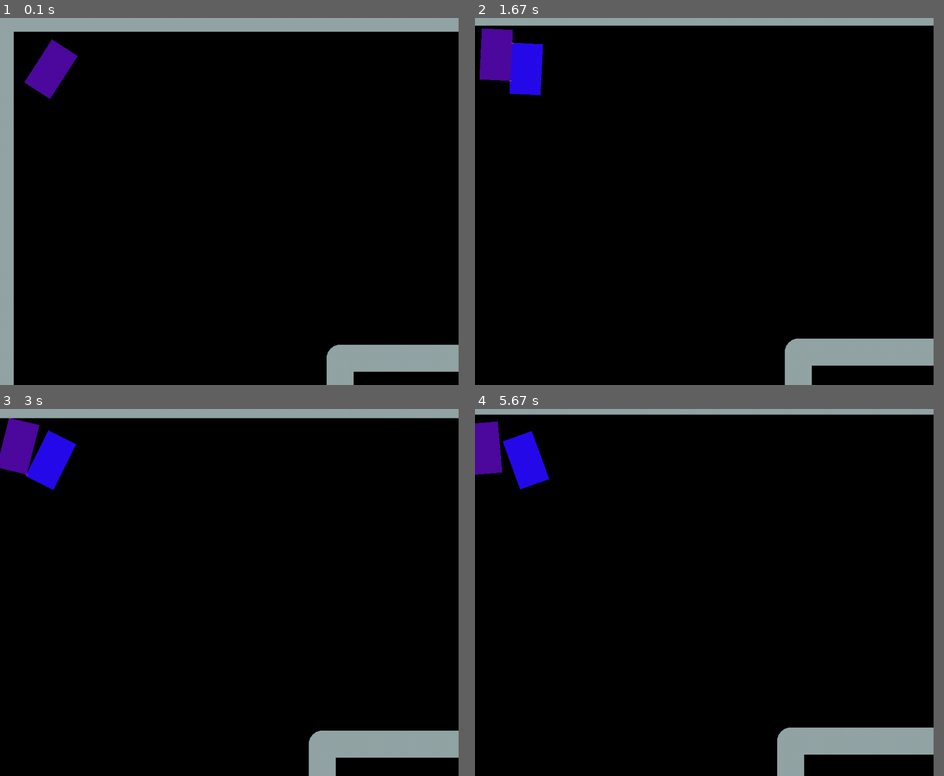
Above: before the commit, frames 1-4 (two rows, left to right).
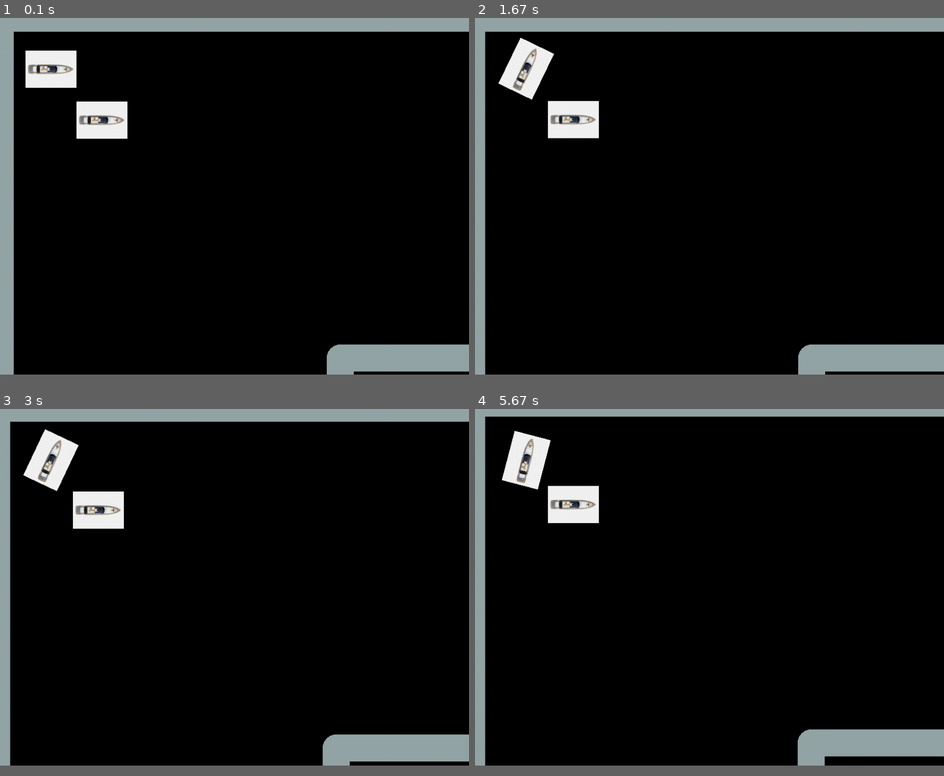
Above: after the commit, the same moments.

Repository: nelttjen/pygame_Project
Game: pygame game, started from test_force.py
Two runs of this game, one before a commit and one after it. Both use one fixed random seed, a clock stepped at 60 frames per second and the inputs below.
Inputs:
- Up to frame 1 (0.1 s): no input
- Up to frame 2 (1.67 s): hold Right 0.33-0.8 s; hold Up 0.83-1.13 s; hold Right 1.17-1.63 s
- Up to frame 3 (3 s): hold Left 1.67-2.2 s; hold Down 2.23-2.53 s; hold Left 2.57-2.97 s
- Up to frame 4 (5.67 s): hold Up 3-3.37 s; hold Right 3.4-4.03 s; hold Down 4.07-4.43 s; hold Left 4.47-4.93 s; hold Right 4.97-5.43 s; hold Up from 5.47 s (still down)
The window is 880x704 before the commit and 900x684 after it. Grey fills any space a smaller window leaves; there, only what the larger window draws over its background counts as a difference.

The runs differ from the first frame. In frame 1, 3.0% of the frame differs, in the area x 0-100%, y 0-100%; in frame 2, 8.5%; in frame 3, 7.5%; in frame 4, 6.9%.

Commit message:
Спрайты

Diff:
--- a/test_force.py
+++ b/test_force.py
@@ -1,58 +1,93 @@
 from math import cos, sin
+import math
 import pygame
-from random import randrange, triangular
+from random import randint, randrange, triangular
 from pygame.event import event_name
 import pymunk.pygame_util
 import pymunk
 import os
 import sys
+from pymunk import Vec2d
+
+
+def load_image(name, colorkey=None):
+    fullname = os.path.join("data", name)
+    if not os.path.isfile(fullname):
+        print("Файл не найден")
+        sys.exit()
+    image = pygame.image.load(fullname)
+    if colorkey is not None:
+        image = image.convert()
+        if colorkey == -1:
+            colorkey = image.get_at((0, 0))
+        image.set_colorkey(colorkey)
+    else:
+        image = image.convert_alpha()
+    return image
+
 
 def draw_wall(x, y, x2, y2):
     c = [[x, y, x2, y], [x2, y, x2, y2], [x2, y2, x, y2], [x, y2, x, y]]
     for i in c:
         segment_shape = pymunk.Segment(
-            space.static_body, (i[0], i[1]), (i[2], i[3]), 26)
+            space.static_body, (i[0], i[1]), (i[2], i[3]), 26
+        )
         space.add(segment_shape)
         segment_shape.elasticity = 0.8
         segment_shape.friction = 1.0
     return space
 
+
 class Boat:
-    def __init__(self):
+    def __init__(self, x):
         self.fps = 60
         car_mass = 0.5
-        self.old_position_x = self.old_position_y = 100
+        self.old_position_x = self.old_position_y = x
         self.turn, self.move = 0, 0
-        self.translation = pymunk.Transform()
 
         self.car_shape = pymunk.Poly.create_box(None, size=(100, 60))
-        self.car_shape.color = [randrange(256) for i in range(4)]
-        car_moment = pymunk.moment_for_poly(car_mass/5, self.car_shape.get_vertices())
+        self.car_shape.color = [0 for i in range(4)]
+        car_moment = pymunk.moment_for_poly(car_mass / 5, self.car_shape.get_vertices())
         self.car_shape.body = pymunk.Body(car_mass, car_moment)
-        self.car_shape.body.position = (100, 100)
-        self.car_shape.body.angle = -1
+        self.car_shape.body.position = (x, x)
+        self.car_shape.body.angle = 0
         space.add(self.car_shape, self.car_shape.body)
 
 
 class Player_Boat(Boat):
-    def __init__(self, left, right, up, down):
-        super().__init__()
+    def __init__(self, x, left, right, up, down):
+        super().__init__(x)
         self.left, self.right, self.up, self.down = left, right, up, down
+        self.logo_img = load_image("yacht.png")
+        global translation
 
     def update(self, event):
-        angularForce = 1*self.car_shape.body.angular_velocity
+        angularForce = 1 * self.car_shape.body.angular_velocity
         self.car_shape.body.apply_force_at_local_point((0, angularForce), (-50, 0))
         self.car_shape.body.apply_force_at_local_point((0, -angularForce), (50, 0))
         # компенсация заноса
         angle = self.car_shape.body.angle
         velocity = self.car_shape.body.velocity.rotated(-angle)
-        self.car_shape.body.apply_force_at_local_point((0, 1*-velocity.y))
+        self.car_shape.body.apply_force_at_local_point((0, 1 * -velocity.y))
         # естественное торможение
-        self.car_shape.body.apply_force_at_local_point((0.1*-velocity.x, 0))
+        self.car_shape.body.apply_force_at_local_point((0.1 * -velocity.x, 0))
         # мотор
-        self.car_shape.body.apply_force_at_local_point((10*self.move, 3*self.turn), (-50, 0))
+        self.car_shape.body.apply_force_at_local_point(
+            (10 * self.move, 3 * self.turn), (-50, 0)
+        )
         space.step(1 / self.fps)
         space.debug_draw(draw_options)
+        self.p = (
+            self.car_shape.body.position.x + translation.tx,
+            self.car_shape.body.position.y + translation.ty,
+        )
+        angle_degrees = math.degrees(self.car_shape.body.angle)
+        self.rotated_logo_img = pygame.transform.rotate(self.logo_img, -angle_degrees)
+
+        offset = Vec2d(*self.rotated_logo_img.get_size()) / 2
+        self.p = self.p - offset
+
+        surface.blit(self.rotated_logo_img, (round(self.p.x), round(self.p.y)))
         if event.type == pygame.KEYDOWN:
             if event.key == self.left:
                 self.turn = -1
@@ -72,28 +107,36 @@
             elif event.text == self.down:
                 self.move = -1
         if event.type == pygame.KEYUP:
-            if event.key in [self.left, self.right]:
+            if event.key in [self.left, self.right] or event.unicode in [
+                self.left,
+                self.right,
+            ]:
                 self.turn = 0
-            if event.key in [self.up, self.down]:
+            if event.key in [self.up, self.down] or event.unicode in [
+                self.up,
+                self.down,
+            ]:
                 self.move = 0
-        self.translation = self.translation.translated(
+
+    def camera(self):
+        global translation
+        translation = translation.translated(
             self.old_position_x - self.car_shape.body.position.x,
             self.old_position_y - self.car_shape.body.position.y,
         )
         self.old_position_x = self.car_shape.body.position.x
         self.old_position_y = self.car_shape.body.position.y
-
-    def camera(self):
         # зум камеры
         scaling = 1
-
         draw_options.transform = (
             pymunk.Transform.translation(300, 300)
             @ pymunk.Transform.scaling(scaling)
-            @ self.translation
+            @ translation
             @ pymunk.Transform.rotation(0)
             @ pymunk.Transform.translation(-300, -300)
         )
+        surface.blit(self.rotated_logo_img, (round(self.p.x), round(self.p.y)))
+
 
 def main():
     pymunk.pygame_util.positive_y_is_up = False
@@ -102,7 +145,8 @@
     FPS = 60
 
     pygame.init()
-    surface = pygame.display.set_mode((900, 720))
+    global surface
+    surface = pygame.display.set_mode((920, 700))
     clock = pygame.time.Clock()
     global draw_options
     draw_options = pymunk.pygame_util.DrawOptions(surface)
@@ -111,17 +155,21 @@
     space = pymunk.Space()
     space.gravity = 0, 0
 
+    global translation
+    translation = pymunk.Transform()
+
     space = draw_wall(0, 0, WIDTH, HEIGHT)
     space = draw_wall(WIDTH / 3, HEIGHT / 3, WIDTH - WIDTH / 3, HEIGHT - HEIGHT / 3)
 
     running = True
 
-    c = Player_Boat(pygame.K_LEFT, pygame.K_RIGHT, pygame.K_UP, pygame.K_DOWN)
-    c2 = Player_Boat('a', 'd', 'w', 's')
+    c = Player_Boat(100, pygame.K_LEFT, pygame.K_RIGHT, pygame.K_UP, pygame.K_DOWN)
+    c2 = Player_Boat(200, "a", "d", "w", "s")
+
     while running:
         pygame.display.flip()
         clock.tick(FPS)
-        surface.fill(pygame.Color('black'))
+        surface.fill(pygame.Color("black"))
         for event in pygame.event.get():
             if event.type == pygame.QUIT:
                 running = False
@@ -130,5 +178,7 @@
         c.camera()
 
     pygame.quit()
-if __name__ == '__main__':
+
+
+if __name__ == "__main__":
     main()
Binary file added: Data/yacht.png
